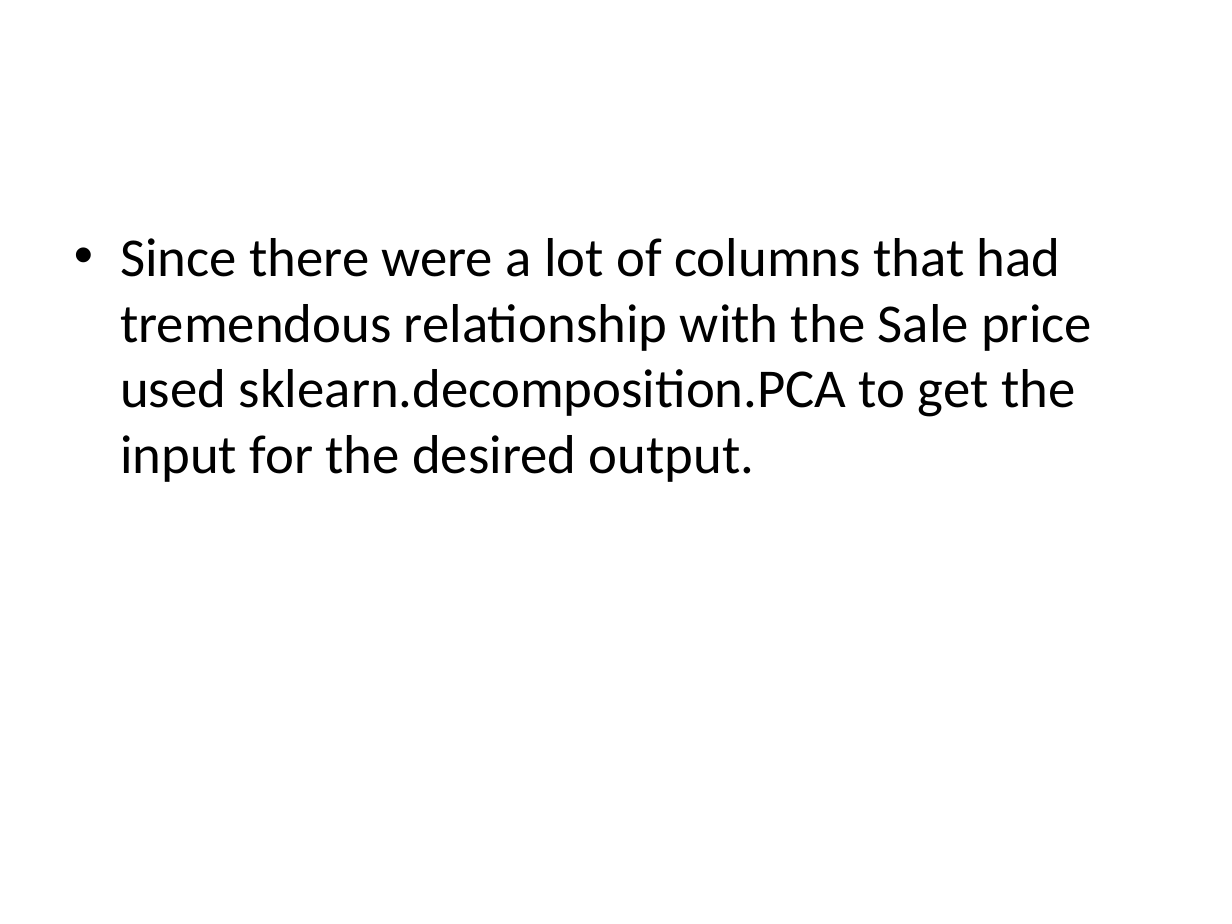
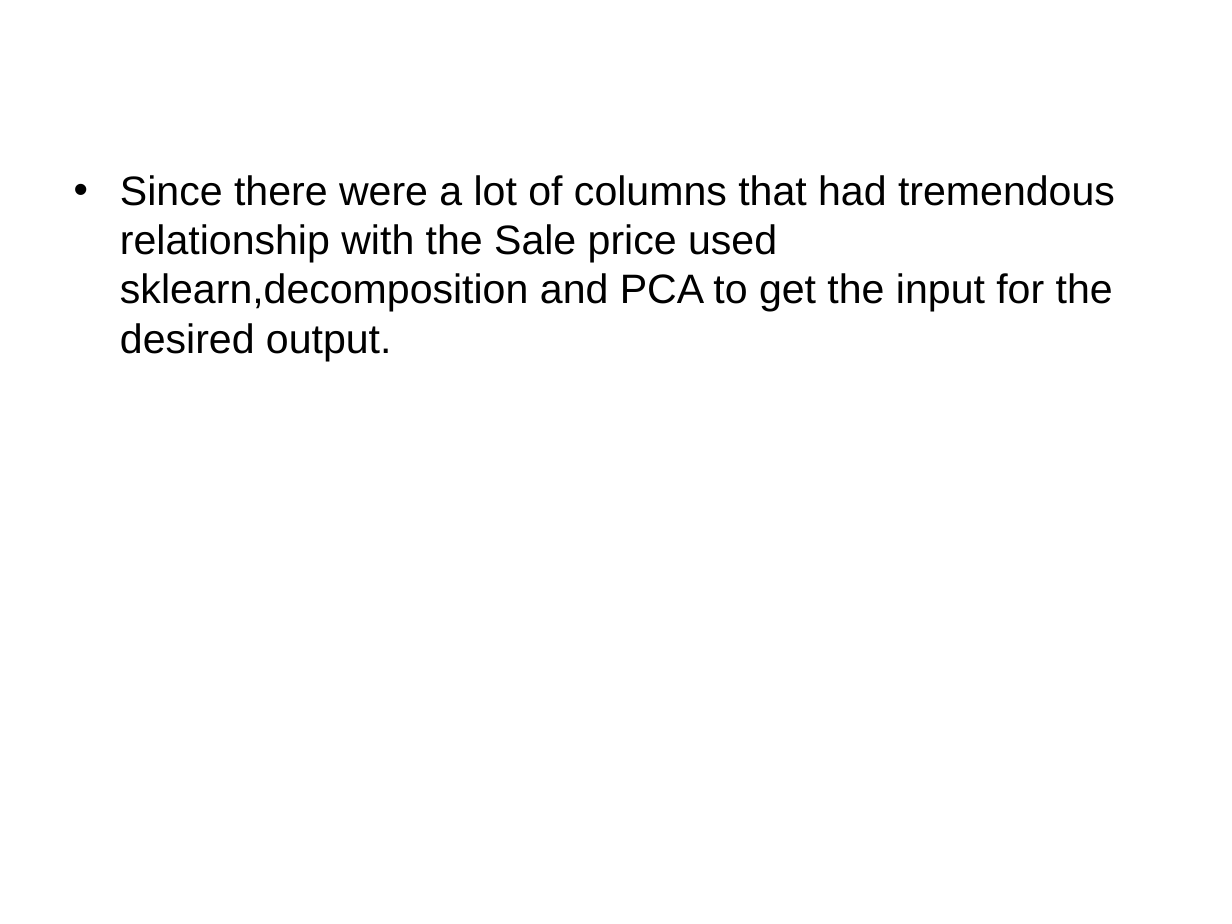
Before and after one commit to SudhanshuKumar19/Web-Scraping-Assignment-1, a slide deck: slide 11 of House Price Prediction PPT.pptx (slide 9 before the commit). Drawn at 1232x924 pixels with LibreOffice and Linux fonts; fonts in the diff are those of the drawing; background and template pictures are left out. Boxes give left, top, right and bottom in pixels: in the first picture for what was removed or moved away, otherwise in the second. Text is boxed around its words. In the diff, an @@ line names an element or a change of style, - is before the commit and + after.

```diff
--- a/House Price Prediction PPT.pptx
+++ b/House Price Prediction PPT.pptx
@@ text at <box>120,175,1115,361</box>: text changed; size 32 to 24 pt; font Calibri to Arial @@
-• Since there were a lot of columns that had tremendous relationship with the Sale price used sklearn.decomposition.PCA to get the input for the desired output.
+• Since there were a lot of columns that had tremendous relationship with the Sale price used sklearn,decomposition and PCA to get the input for the desired output.
```
Also in this commit, not shown: 11 other slides changed, 3 slides added, 1 slide removed.
